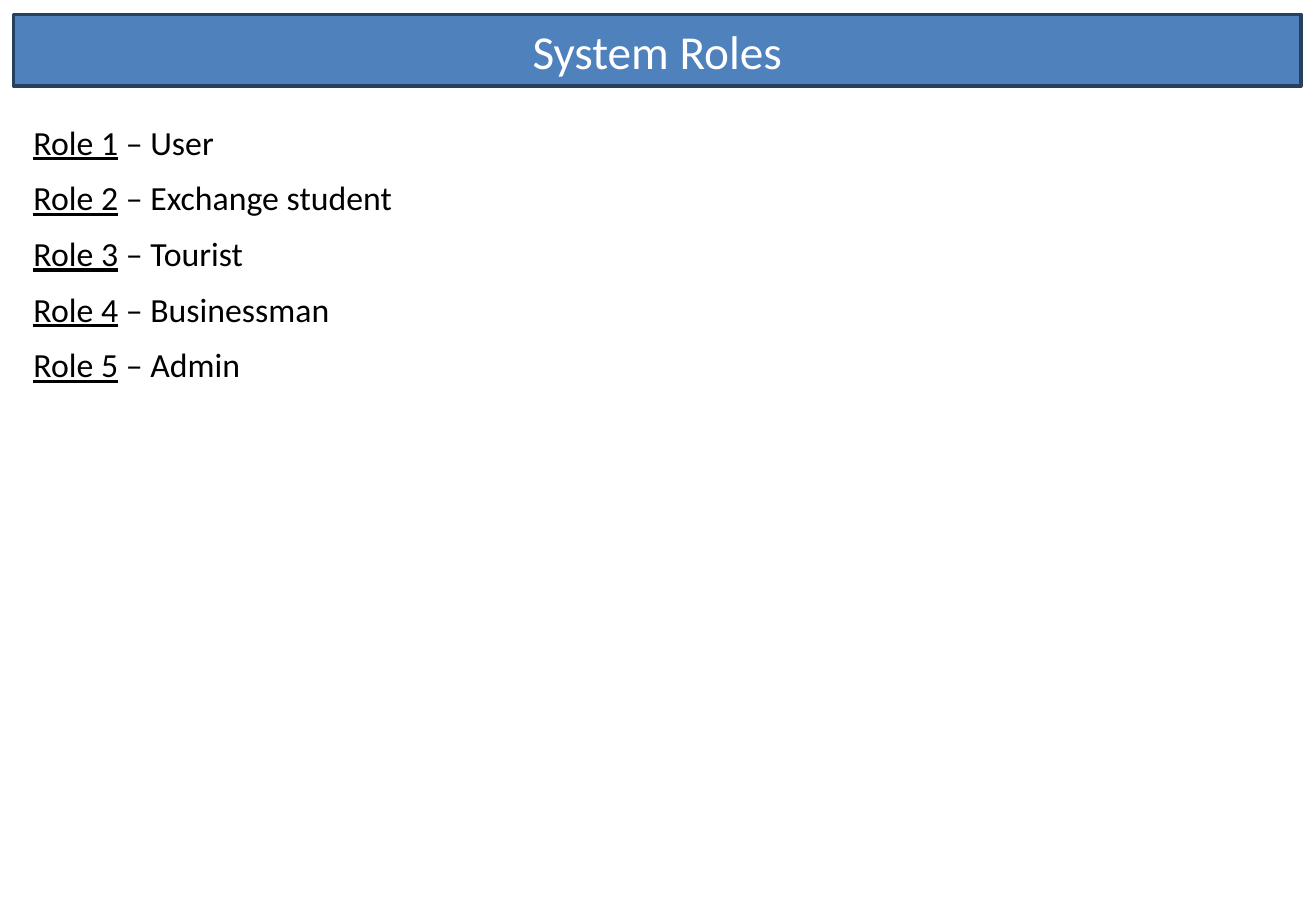
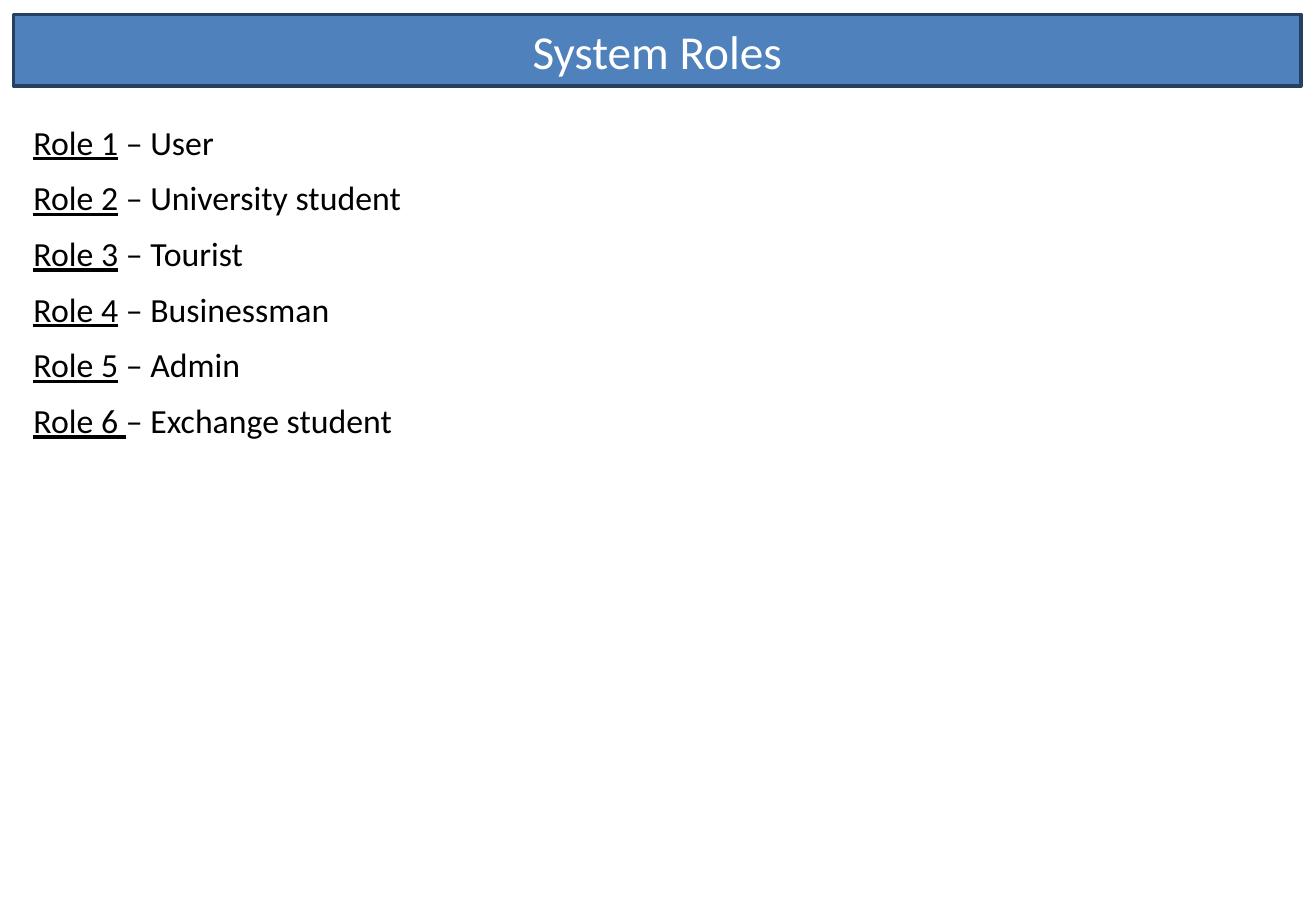
Before and after one commit to douglas-kumar/ifb299, a slide deck: slide 1 of User Stories/Story Cards - Luke.pptx. Drawn at 1316x911 pixels with LibreOffice and Linux fonts; fonts in the diff are those of the drawing. Boxes give left, top, right and bottom in pixels: in the first picture for what was removed or moved away, otherwise in the second. Text is boxed around its words. In the diff, an @@ line names an element or a change of style, - is before the commit and + after.

```diff
--- a/User Stories/Story Cards - Luke.pptx
+++ b/User Stories/Story Cards - Luke.pptx
@@ text at (33,186,401,216): text changed @@
-Role 2 – Exchange student
+Role 2 – University student
@@ text at (33,409,392,439): paragraph added @@
+Role 6 – Exchange student
```
Also in this commit, not shown: 5 other slides changed, 2 slides added.
